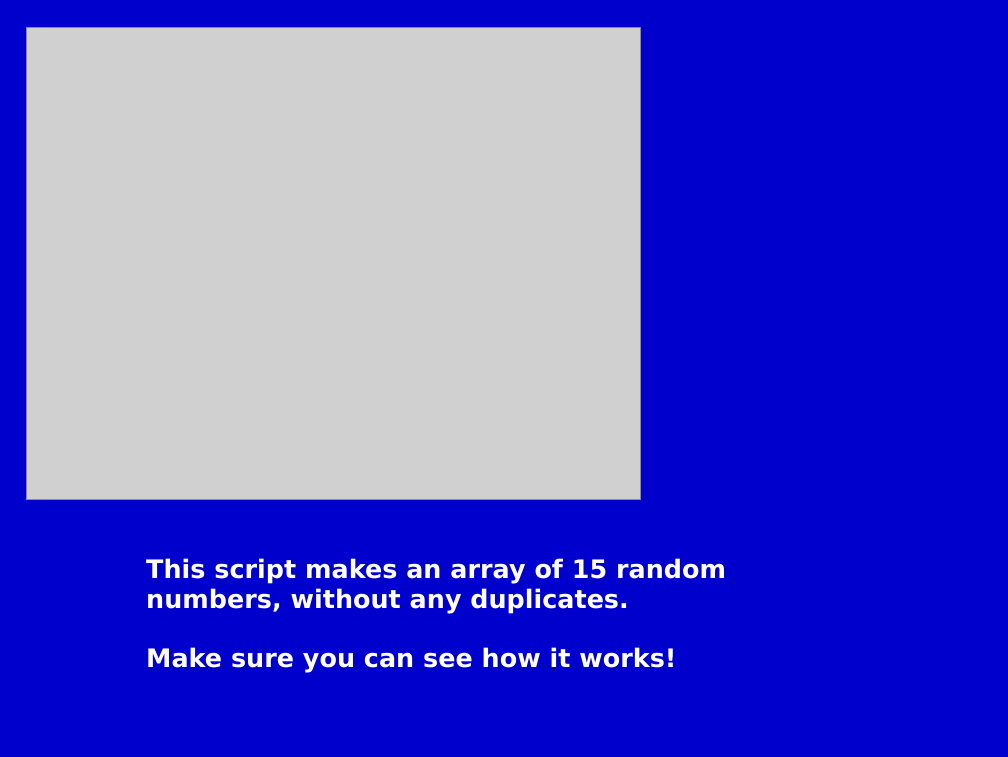
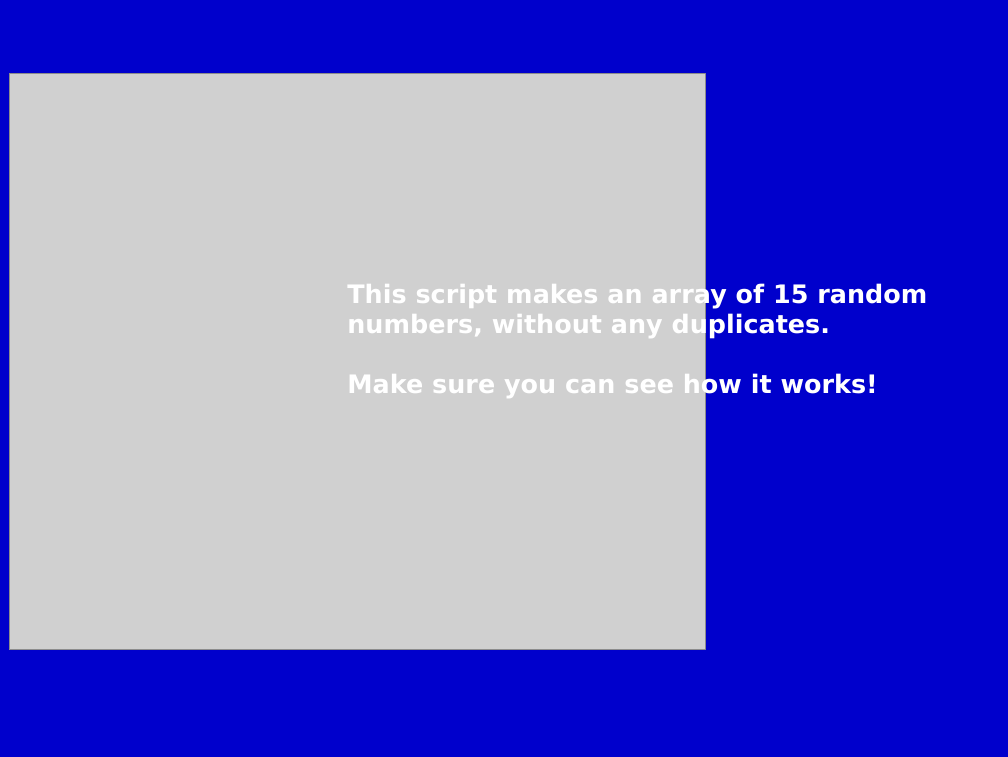
Before and after one commit to m-tranter/cathedral, a slide deck: slide 6 of scratch/scratch7.ppt. Drawn at 1008x757 pixels with LibreOffice and Linux fonts; fonts in the diff are those of the drawing; grey boxes stand for pictures. Boxes give left, top, right and bottom in pixels: in the first picture for what was removed or moved away, otherwise in the second. Text is boxed around its words. In the diff, an @@ line names an element or a change of style, - is before the commit and + after.

```diff
--- a/scratch/scratch7.ppt
+++ b/scratch/scratch7.ppt
@@ picture: place and size @@
-picture at box(27, 27, 640, 499)
+picture at box(9, 73, 705, 649)
@@ text "This script makes an array ...": place and size @@
-text "This script makes an array ..." at box(146, 558, 726, 673)
+text "This script makes an array ..." at box(347, 283, 927, 399)
```
Also in this commit, not shown: 6 other slides changed, 2 other files.
